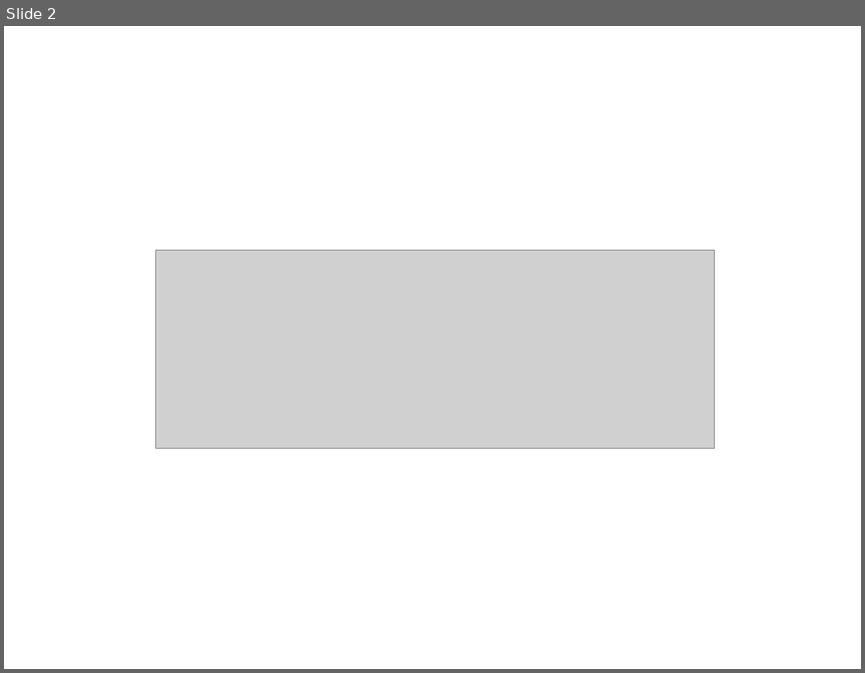
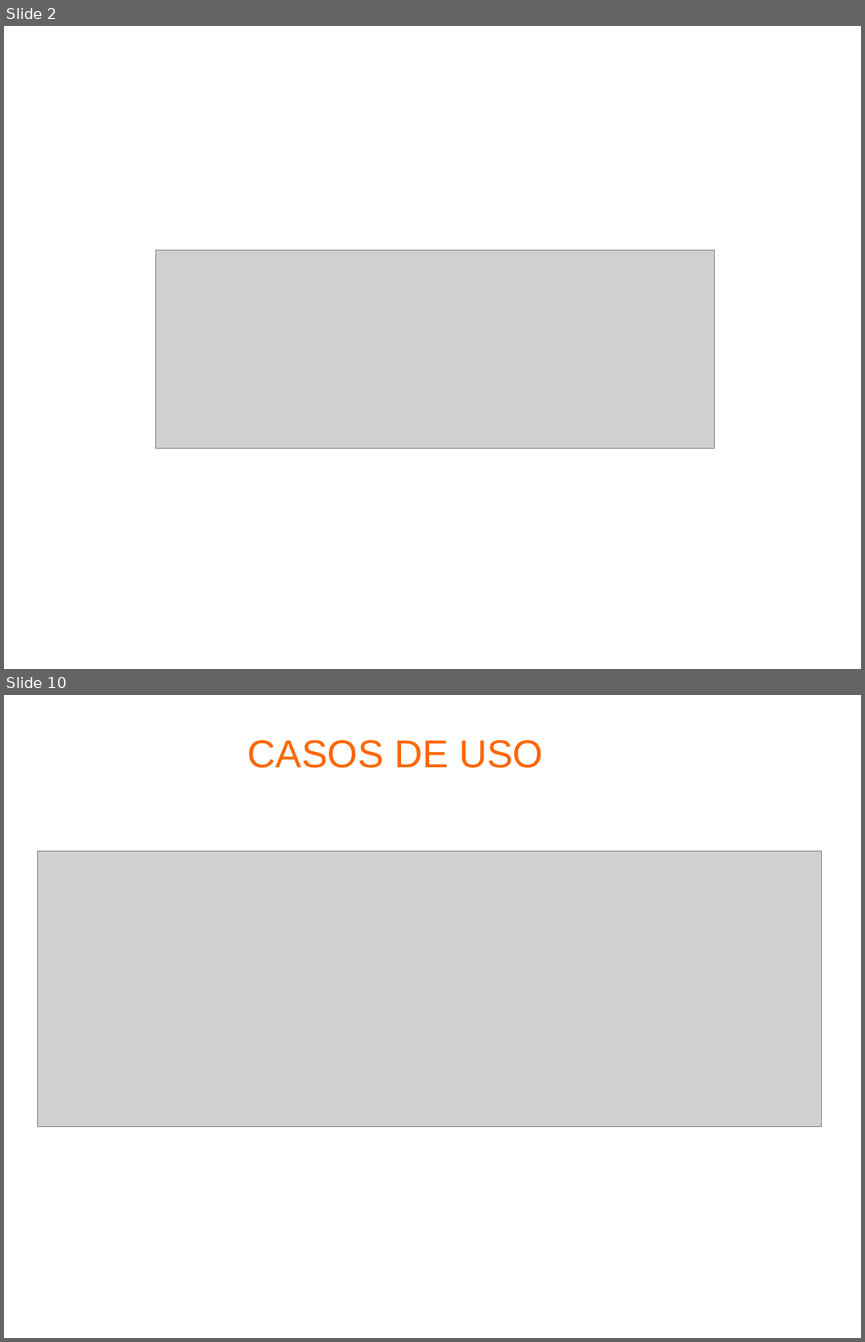
Before and after one commit to i52eszur/carneaerp, a slide deck: documentacion/presentacion/presentacion.odp. Shown one above the other, each under a label of ours: slide 2 before the commit, slides 2 and 10 after it; the slides between them are not shown. The pictures are 865x673 and 865x1342 pixels, drawn with LibreOffice and Linux fonts; fonts in the diff are those of the drawing; grey boxes stand for pictures; background and template pictures are left out. Boxes give left, top, right and bottom in pixels: in the first picture for what was removed or moved away, otherwise in the second. Text is boxed around its words. In the diff, an @@ line names an element or a change of style, - is before the commit and + after.

```diff
--- a/documentacion/presentacion/presentacion.odp
+++ b/documentacion/presentacion/presentacion.odp
@@ slide 10 added at [4,695,861,1338], background #FFFFFF @@
@@ title added at [248,740,543,768], 36 pt, text #FF6600 @@
+CASOS DE USO
@@ picture added at [37,851,822,1127] @@
```
Also in this commit, not shown: 1 slide changed, 13 other slides added, 3 slides removed, 5 other files.
